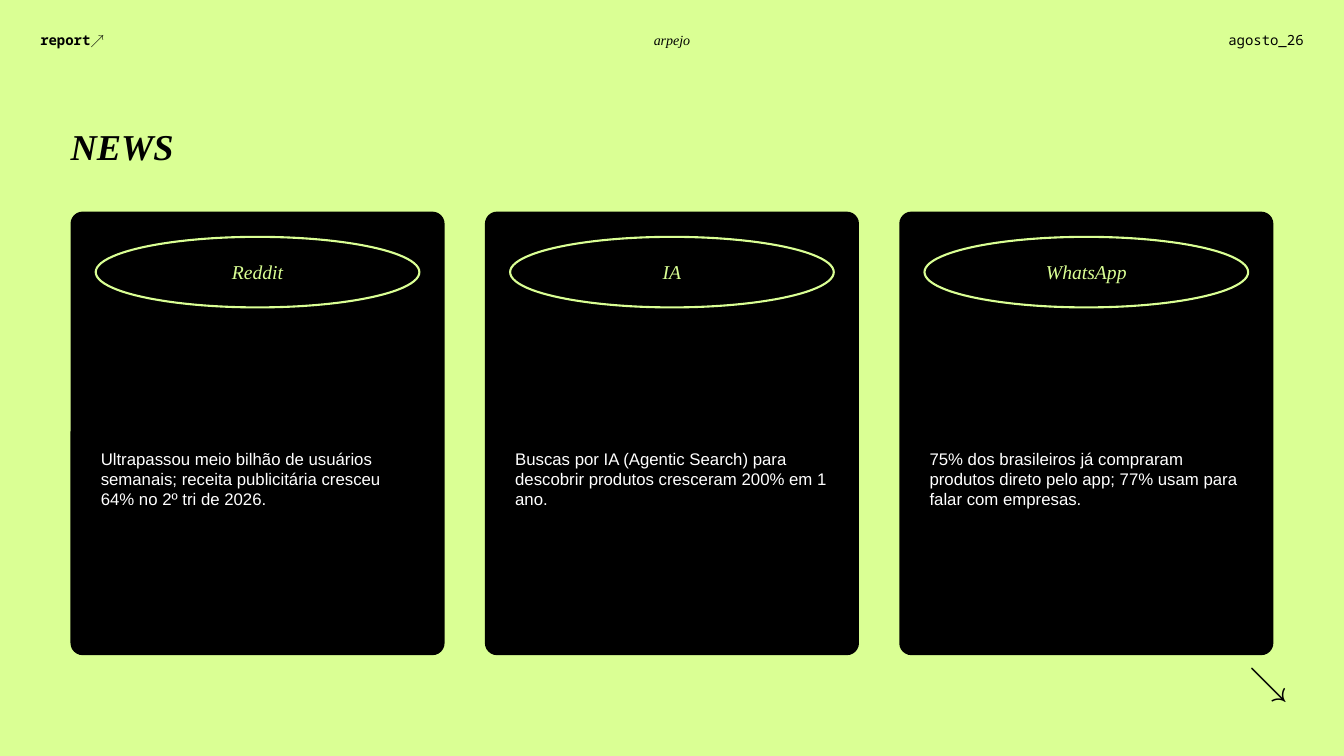
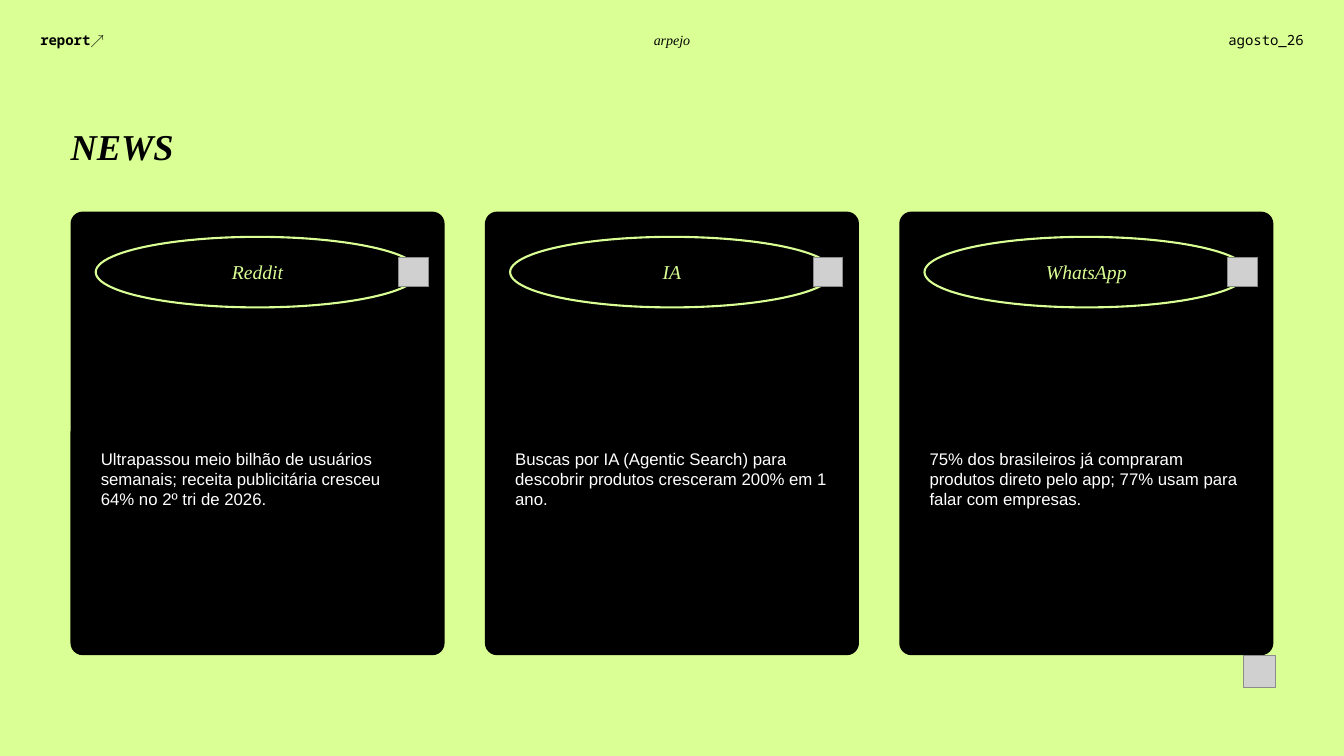
Before and after one commit to BiancaSchwanke/data-manipulation-exercises, a slide deck: slide 2 of entregas-agosto26/material-cliente-agosto26.pptx. Drawn at 1344x756 pixels with LibreOffice and Linux fonts; fonts in the diff are those of the drawing; grey boxes stand for pictures. Boxes give left, top, right and bottom in pixels: in the first picture for what was removed or moved away, otherwise in the second. Text is boxed around its words. In the diff, an @@ line names an element or a change of style, - is before the commit and + after.

```diff
--- a/entregas-agosto26/material-cliente-agosto26.pptx
+++ b/entregas-agosto26/material-cliente-agosto26.pptx
@@ picture added at <box>399,257,429,286</box> @@
@@ picture added at <box>814,257,843,286</box> @@
@@ picture added at <box>1228,257,1257,286</box> @@
@@ text removed at <box>1243,655,1294,706</box> @@
-↘
@@ picture added at <box>1243,655,1275,688</box> @@
```
Also in this commit, not shown: 6 other slides changed, 14 other files.
